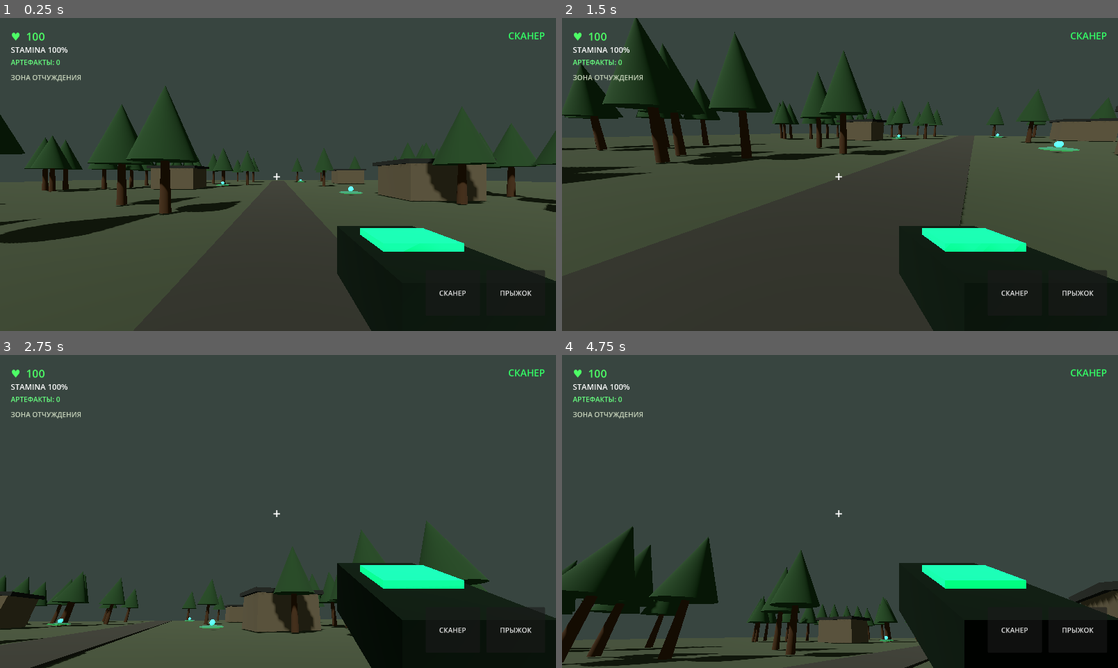
Above: before the commit, frames 1-4 (two rows, left to right).
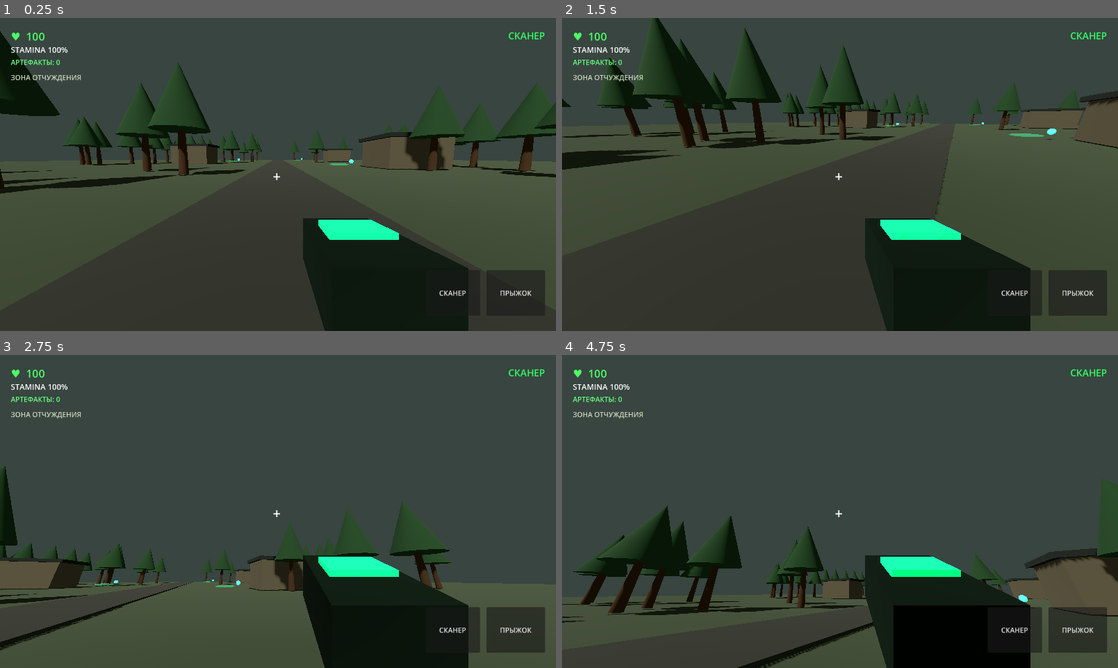
Above: after the commit, the same moments.

Repository: d25412477-cloud/stalker-mobi
Game: Godot game, scene res://main.tscn
Same seed, same stepped clock (60 frames per second), same inputs: the game is played once before the commit and once after it.
Inputs (mouse positions are in pixels of both pictures, inside the frame that each line leads up to):
- Up to frame 1 (0.25 s): no input
- Up to frame 2 (1.5 s): move the mouse to (962, 158) at 0.52 s; hold D 0.53-1.25 s; click (962, 158) at 0.67 s; tap Space at 0.77 s; drag from (728, 190) to (812, 237) at 1.27 s
- Up to frame 3 (2.75 s): move the mouse to (333, 442) at 2.02 s; hold D from 2.03 s (still down)
- Up to frame 4 (4.75 s): release D at 2.75 s; drag from (812, 574) to (673, 464) at 2.77 s; move the mouse to (1006, 558) at 3.52 s; hold A 3.53-4.25 s; tap Space at 3.77 s; drag from (673, 464) to (756, 433) at 4.27 s

The runs differ from the first frame. In frame 1, 21% of the frame differs, in the area x 0-100%, y 4-100%; in frame 2, 18%; in frame 3, 15%; in frame 4, 22%, in the area x 0-100%, y 48-100%.

Commit message:
Update player.gd

Diff:
--- a/player.gd
+++ b/player.gd
@@ -13,7 +13,7 @@
 var move_start = Vector2.ZERO
 var move_touch_index = -1
 var look_touch_index = -1
-var camera_rotation = 0.0
+var camera_rotation = -0.10
 var jump_requested = false
 
 var health_value = 100
@@ -29,6 +29,7 @@
 
 var anomalies = []
 var scanner_model: MeshInstance3D
+
 
 func _ready():
     randomize()
@@ -39,6 +40,7 @@
     create_hud()
     create_scanner_model()
 
+
 func create_world_collision():
     var floor = StaticBody3D.new()
     floor.name = "FloorCollision"
@@ -51,11 +53,14 @@
     floor.add_child(shape)
     floor.position.y = -0.6
 
+
 func create_player():
     player = CharacterBody3D.new()
     player.name = "Player"
     add_child(player)
-    player.position = Vector3(0, 1.5, 0)
+
+    # Исправлена высота персонажа
+    player.position = Vector3(0, 0.05, 0)
 
     var collision = CollisionShape3D.new()
     var capsule = CapsuleShape3D.new()
@@ -66,9 +71,15 @@
     player.add_child(collision)
 
     camera = Camera3D.new()
-    camera.position.y = 1.6
+    camera.position = Vector3(0, 1.55, 0)
+
+    # Настройки камеры для телефона
+    camera.fov = 85
     camera.current = true
+    camera.rotation.x = camera_rotation
+
     player.add_child(camera)
+
 
 func _physics_process(delta):
     if not player:
@@ -78,6 +89,7 @@
         player.velocity.y -= gravity * delta
 
     var direction = Vector3.ZERO
+
     direction -= player.global_basis.z * move_input.y
     direction += player.global_basis.x * move_input.x
 
@@ -102,9 +114,11 @@
     jump_requested = false
     player.move_and_slide()
 
+
 func _process(delta):
     if scanner_active:
         scanner_time -= delta
+
         if scanner_time <= 0:
             scanner_active = false
             scanner_label.text = "СКАНЕР"
@@ -114,6 +128,7 @@
         scan_cooldown -= delta
 
     update_anomalies()
+
 
 func _input(event):
     var screen_size = get_viewport().get_visible_rect().size
@@ -124,15 +139,18 @@
                 move_touch_index = event.index
                 move_start = event.position
                 move_input = Vector2.ZERO
+
             elif event.position.x > screen_size.x * 0.5:
                 if event.position.x > screen_size.x * 0.78 and event.position.y > screen_size.y * 0.72:
                     jump_requested = true
                 else:
                     look_touch_index = event.index
+
         else:
             if event.index == move_touch_index:
                 move_touch_index = -1
                 move_input = Vector2.ZERO
+
             if event.index == look_touch_index:
                 look_touch_index = -1
 
@@ -140,23 +158,32 @@
         if event.index == move_touch_index:
             var offset = (event.position - move_start) / 100.0
             move_input = offset.limit_length(1.0)
+
         elif event.index == look_touch_index:
             rotate_camera(event.relative)
 
     if event is InputEventMouseMotion:
         rotate_camera(event.relative)
+
 
 func rotate_camera(delta):
     if not player or not camera:
         return
 
     player.rotate_y(-delta.x * mouse_sensitivity)
+
     camera_rotation -= delta.y * mouse_sensitivity
     camera_rotation = clamp(camera_rotation, -1.4, 1.4)
+
     camera.rotation.x = camera_rotation
 
+
 func generate_world():
-    create_box(Vector3(5, 0.12, 100), Vector3(0, 0.02, -40), Color(0.16, 0.16, 0.14))
+    create_box(
+        Vector3(5, 0.12, 100),
+        Vector3(0, 0.02, -40),
+        Color(0.16, 0.16, 0.14)
+    )
 
     for i in range(55):
         var x = randf_range(-45, 45)
@@ -170,6 +197,7 @@
     create_house(Vector3(18, 0, -25))
     create_house(Vector3(-20, 0, -42))
     create_house(Vector3(22, 0, -65))
+
 
 func create_tree(pos: Vector3):
     var trunk = CylinderMesh.new()
@@ -200,11 +228,32 @@
     foliage.material_override = green
     add_child(foliage)
 
+
 func create_house(pos: Vector3):
-    create_box(Vector3(8, 4, 7), pos + Vector3(0, 2, 0), Color(0.30, 0.27, 0.21))
-    create_box(Vector3(9, 0.5, 8), pos + Vector3(0, 4.2, 0), Color(0.12, 0.13, 0.12))
-    create_box(Vector3(1.2, 1.5, 0.15), pos + Vector3(0, 1.1, -3.58), Color(0.12, 0.08, 0.05))
-    create_box(Vector3(1.3, 1.2, 0.15), pos + Vector3(-2.5, 2.5, -3.58), Color(0.08, 0.12, 0.13))
+    create_box(
+        Vector3(8, 4, 7),
+        pos + Vector3(0, 2, 0),
+        Color(0.30, 0.27, 0.21)
+    )
+
+    create_box(
+        Vector3(9, 0.5, 8),
+        pos + Vector3(0, 4.2, 0),
+        Color(0.12, 0.13, 0.12)
+    )
+
+    create_box(
+        Vector3(1.2, 1.5, 0.15),
+        pos + Vector3(0, 1.1, -3.58),
+        Color(0.12, 0.08, 0.05)
+    )
+
+    create_box(
+        Vector3(1.3, 1.2, 0.15),
+        pos + Vector3(-2.5, 2.5, -3.58),
+        Color(0.08, 0.12, 0.13)
+    )
+
 
 func create_box(size: Vector3, pos: Vector3, color: Color):
     var mesh = BoxMesh.new()
@@ -220,15 +269,17 @@
 
     object.material_override = material
     add_child(object)
+
 
 func create_anomalies():
     create_anomaly(Vector3(10, 0.2, -28))
     create_anomaly(Vector3(-13, 0.2, -48))
     create_anomaly(Vector3(8, 0.2, -72))
 
-    create_artifact(Vector3(10, 0.8, -28))
-    create_artifact(Vector3(-13, 0.8, -48))
-    create_artifact(Vector3(8, 0.8, -72))
+    create_artifact(Vector3(12, 0.8, -28))
+    create_artifact(Vector3(-11, 0.8, -48))
+    create_artifact(Vector3(10, 0.8, -72))
+
 
 func create_anomaly(pos: Vector3):
     var area = Area3D.new()
@@ -255,10 +306,12 @@
     material.emission_enabled = true
     material.emission = Color(0.1, 1.0, 0.25)
     material.emission_energy_multiplier = 1.5
+
     visual.material_override = material
-
     area.add_child(visual)
+
     anomalies.append(area)
+
 
 func create_artifact(pos: Vector3):
     var area = Area3D.new()
@@ -283,6 +336,7 @@
     material.emission_enabled = true
     material.emission = Color(0.1, 1.0, 0.3)
     material.emission_energy_multiplier = 3.0
+
     visual.material_override = material
     area.add_child(visual)
 
@@ -294,6 +348,7 @@
             area.queue_free()
     )
 
+
 func update_anomalies():
     if not player:
         return
@@ -306,6 +361,7 @@
 
         if distance < 3.0:
             message_label.text = "ОПАСНО! АНОМАЛИЯ РЯДОМ"
+
 
 func use_scanner():
     if scanner_active:
@@ -333,17 +389,23 @@
 
     scanner_label.text = "СКАНИРОВАНИЕ..."
 
+
 func create_scanner_model():
     scanner_model = MeshInstance3D.new()
+
     var mesh = BoxMesh.new()
     mesh.size = Vector3(0.35, 0.22, 0.5)
     scanner_model.mesh = mesh
-    scanner_model.position = Vector3(0.45, -0.35, -0.7)
+
+    # Сканер теперь ближе к центру и не должен обрезаться
+    scanner_model.position = Vector3(0.25, -0.28, -0.55)
+    scanner_model.scale = Vector3(0.8, 0.8, 0.8)
 
     var material = StandardMaterial3D.new()
     material.albedo_color = Color(0.02, 0.12, 0.05)
     material.metallic = 0.5
     scanner_model.material_override = material
+
     camera.add_child(scanner_model)
 
     var screen = MeshInstance3D.new()
@@ -357,8 +419,10 @@
     screen_material.emission_enabled = true
     screen_material.emission = Color(0.0, 1.0, 0.2)
     screen_material.emission_energy_multiplier = 2.5
+
     screen.material_override = screen_material
     scanner_model.add_child(screen)
+
 
 func create_hud():
     var layer = CanvasLayer.new()
